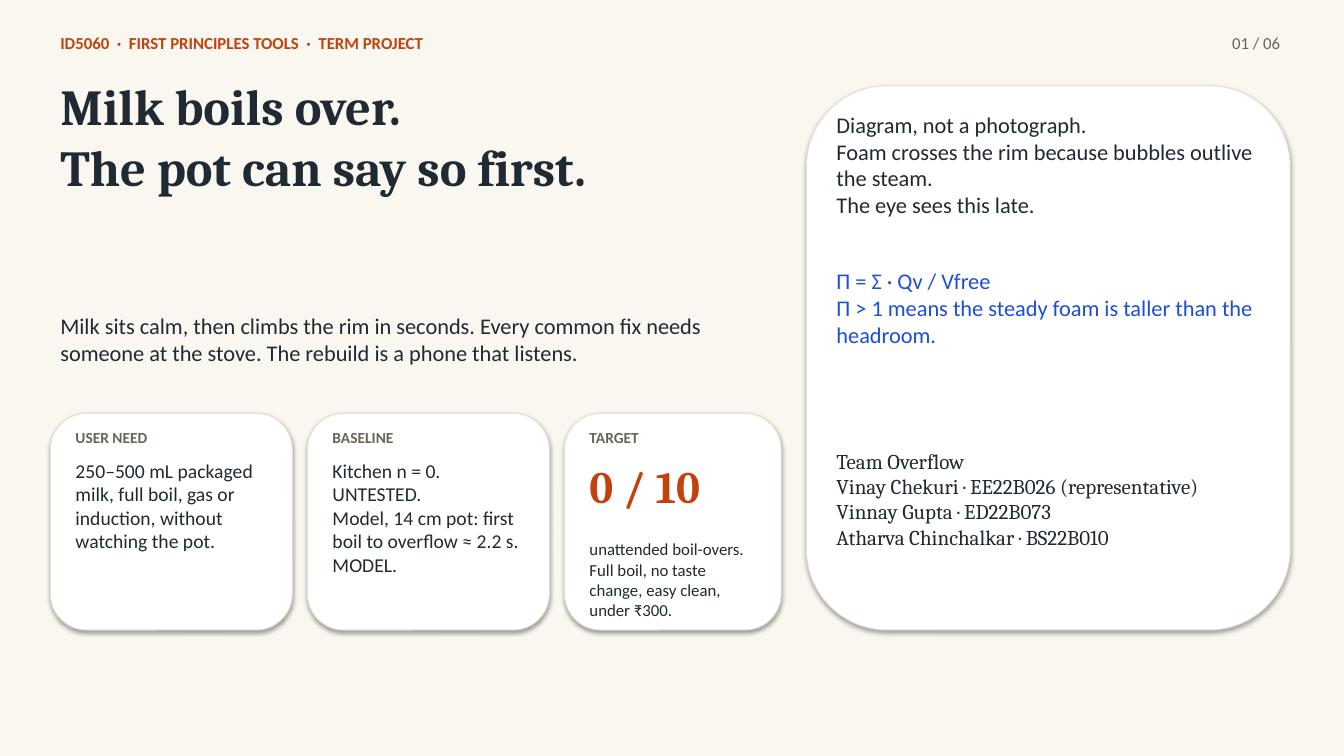
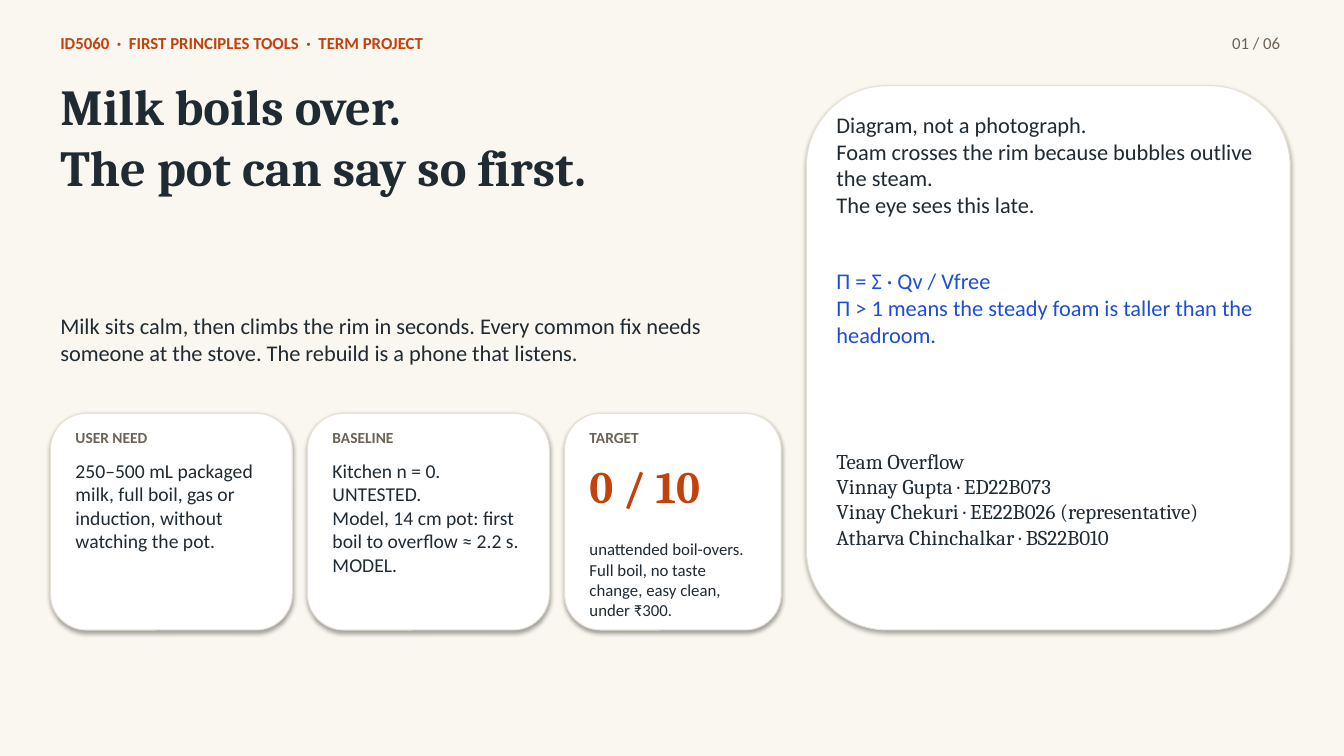
Before and after one commit to vinnay4/Overflow, a slide deck: slide 1 of Team_Overflow_ID5060_Cursor_Pack/05_DECK/export/Team_Overflow_ID5060_slides_editable.pptx. Drawn at 1344x756 pixels with LibreOffice and Linux fonts; fonts in the diff are those of the drawing. Boxes give left, top, right and bottom in pixels: in the first picture for what was removed or moved away, otherwise in the second. Text is boxed around its words. In the diff, an @@ line names an element or a change of style, - is before the commit and + after.

```diff
--- a/Team_Overflow_ID5060_Cursor_Pack/05_DECK/export/Team_Overflow_ID5060_slides_editable.pptx
+++ b/Team_Overflow_ID5060_Cursor_Pack/05_DECK/export/Team_Overflow_ID5060_slides_editable.pptx
@@ text at box(836, 454, 1198, 545): text changed @@
-Team Overflow
-Vinay Chekuri · EE22B026 (representative)
-Vinnay Gupta · ED22B073
-Atharva Chinchalkar · BS22B010
+Team Overflow
+Vinnay Gupta · ED22B073
+Vinay Chekuri · EE22B026 (representative)
+Atharva Chinchalkar · BS22B010
```
Also in this commit, not shown: 1 other slide changed, 23 other files.
